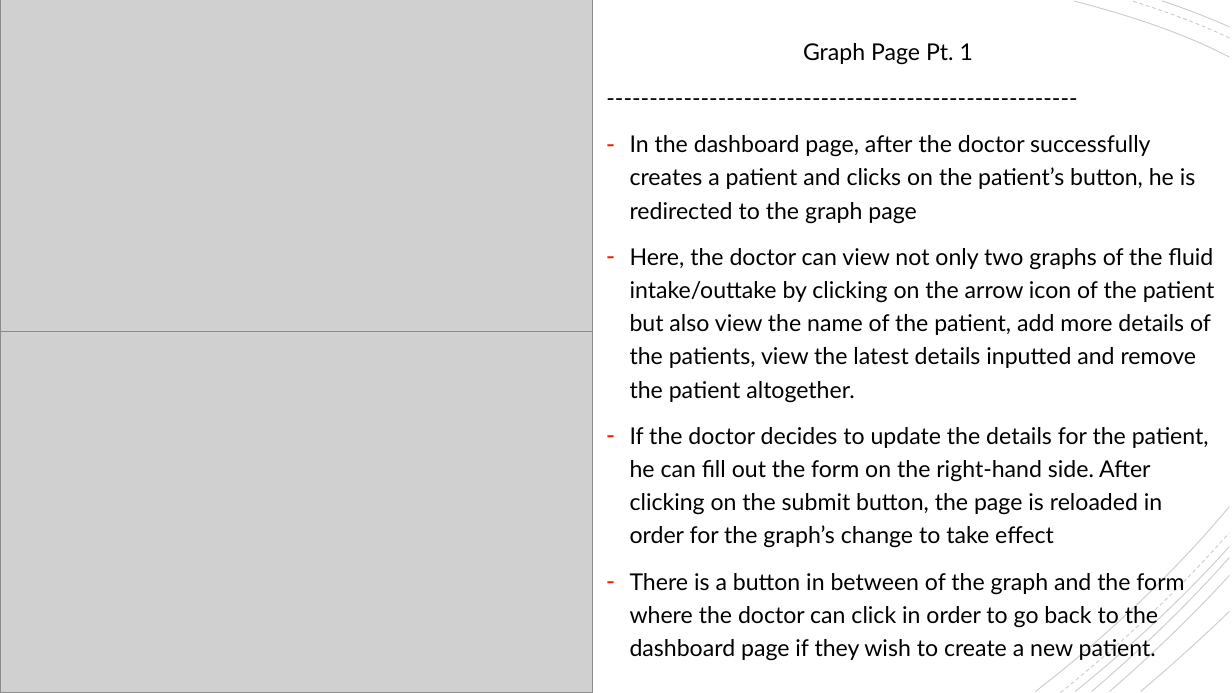
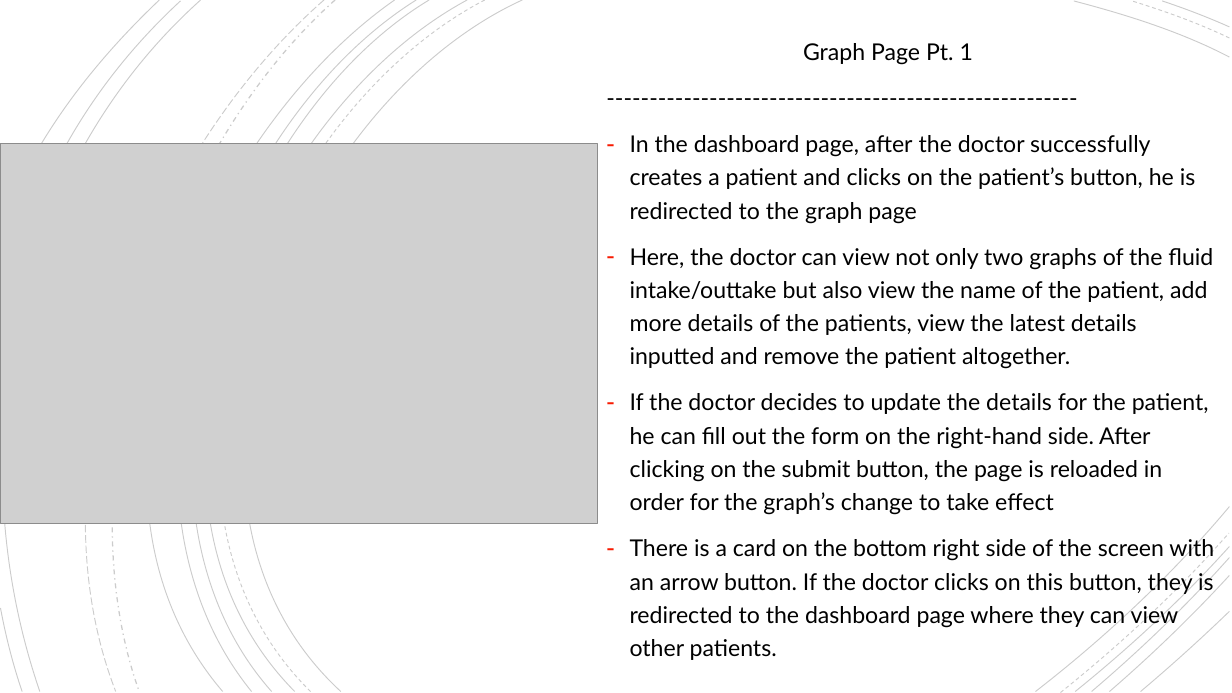
Before and after one commit to Lxghtning/WellScan, a slide deck: slide 7 of PresentationPPT/WellScanPresentation.pptx. Drawn at 1232x693 pixels with LibreOffice and Linux fonts; fonts in the diff are those of the drawing; grey boxes stand for pictures. Boxes give left, top, right and bottom in pixels: in the first picture for what was removed or moved away, otherwise in the second. Text is boxed around its words. In the diff, an @@ line names an element or a change of style, - is before the commit and + after.

Commit message:
Changed PPT

```diff
--- a/PresentationPPT/WellScanPresentation.pptx
+++ b/PresentationPPT/WellScanPresentation.pptx
@@ picture removed at (0,0,593,332) @@
@@ picture added at (0,143,597,524) @@
@@ rectangle removed at (81,230,452,495) @@
@@ text at (630,248,1213,369): text changed @@
-– Here, the doctor can view not only two graphs of the fluid intake/outtake by clicking on the arrow icon of the patient but also view the name of the patient, add more details of the patients, view the latest details inputted and remove the patient altogether.
+– Here, the doctor can view not only two graphs of the fluid intake/outtake but also view the name of the patient, add more details of the patients, view the latest details inputted and remove the patient altogether.
@@ picture removed at (0,332,593,693) @@
@@ triangle added at (250,495,283,523), fill #F81B02 @@
@@ text at (630,536,1214,660): text changed @@
-– There is a button in between of the graph and the form where the doctor can click in order to go back to the dashboard page if they wish to create a new patient.
+– There is a card on the bottom right side of the screen with an arrow button. If the doctor clicks on this button, they is redirected to the dashboard page where they can view other patients.
```
Also in this commit, not shown: 2 other slides changed.
